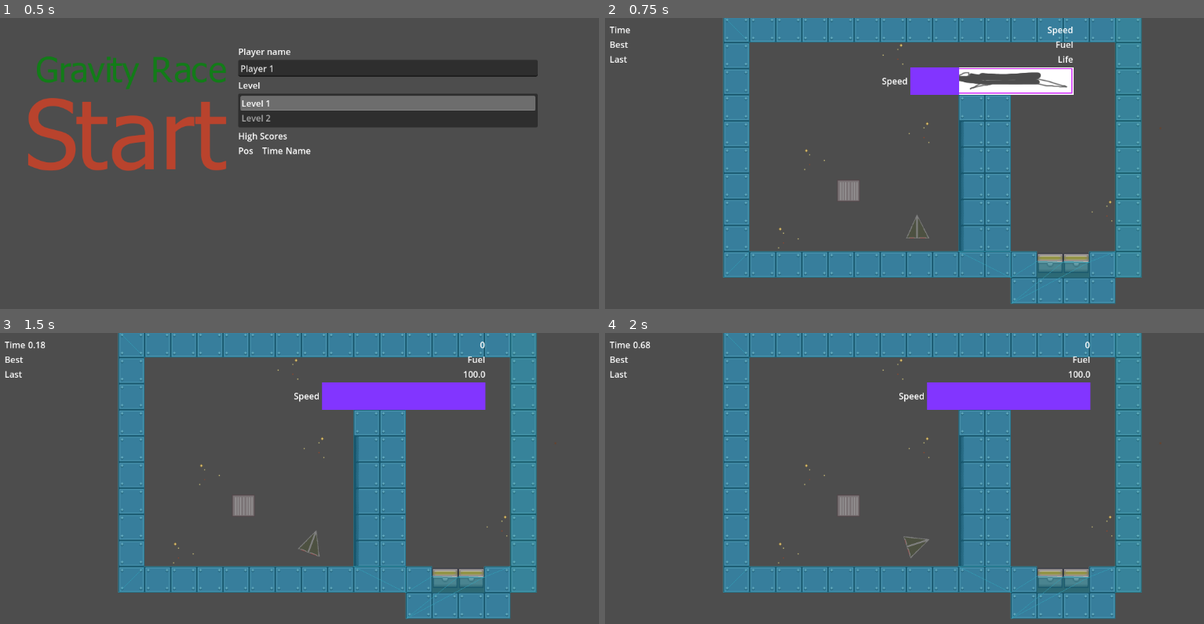
Above: before the commit, frames 1-4 (two rows, left to right).
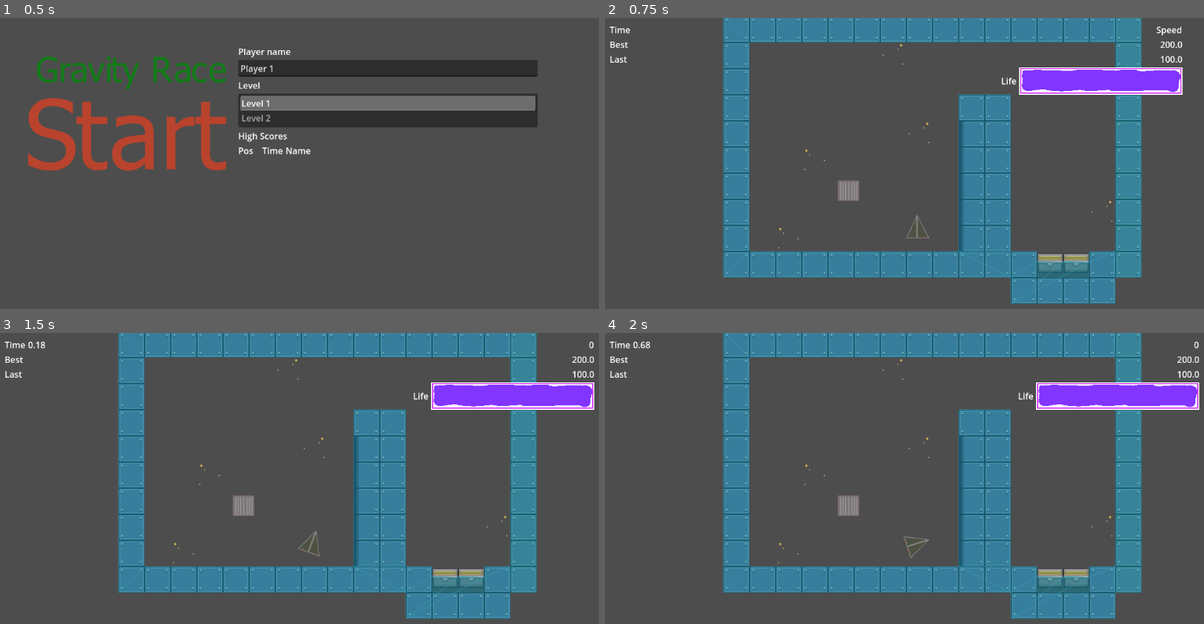
Above: after the commit, the same moments.

Repository: jacksondk/GravityRace
Game: Godot game, scene res://start.tscn
Same seed, same stepped clock (60 frames per second), same inputs: the game is played once before the commit and once after it.
Inputs (mouse positions are in pixels of both pictures, inside the frame that each line leads up to):
- Up to frame 1 (0.5 s): no input
- Up to frame 2 (0.75 s): click (736, 134) at 0.5 s
- Up to frame 3 (1.5 s): tap Enter (ui_accept) at 1.25 s; hold Right (ui_right) from 1.28 s (still down)
- Up to frame 4 (2 s): keep holding Right (ui_right); tap Enter (ui_accept) at 1.52 s

Frame 1 is identical in both runs. In frame 2, 4.2% of the frame differs, in the area x 46-97%, y 2-27%; in frame 3, 4.0%; in frame 4, 4.0%.

Commit message:
Game back in working state

Diff:
--- a/InGameUI.tscn
+++ b/InGameUI.tscn
@@ -9,8 +9,8 @@
 [node name="GUI" type="MarginContainer" parent="."]
 offset_left = 10.0
 offset_top = 10.0
-offset_right = 910.0
-offset_bottom = 60.0
+offset_right = 1135.0
+offset_bottom = 141.0
 mouse_filter = 0
 script = ExtResource("1")
 
@@ -44,7 +44,7 @@
 layout_mode = 2
 
 [node name="VBoxContainer" type="VBoxContainer" parent="GUI/HBoxContainer"]
-custom_minimum_size = Vector2(400, 0)
+custom_minimum_size = Vector2(600, 0)
 layout_mode = 2
 
 [node name="VBoxContainer2" type="VBoxContainer" parent="GUI/HBoxContainer"]
@@ -72,10 +72,11 @@
 
 [node name="Label" type="Label" parent="GUI/HBoxContainer/VBoxContainer2/HBoxContainer"]
 layout_mode = 2
-text = "Speed"
+text = "Life"
 
 [node name="TextureProgressBar" type="TextureProgressBar" parent="GUI/HBoxContainer/VBoxContainer2/HBoxContainer"]
 layout_mode = 2
 value = 30.0
 texture_under = ExtResource("2")
+texture_over = ExtResource("2")
 texture_progress = ExtResource("3")
--- a/Levels/BaseLevel.tscn
+++ b/Levels/BaseLevel.tscn
@@ -1,11 +1,6 @@
-[gd_scene load_steps=2 format=2]
+[gd_scene load_steps=2 format=3 uid="uid://bjtadb40850oi"]
 
-[ext_resource path="res://Scripts/BaseLevel.gd" type="Script" id=1]
+[ext_resource type="Script" uid="uid://uhosviqnttr6" path="res://Scripts/BaseLevel.gd" id="1"]
 
 [node name="BaseLevel" type="CharacterBody2D"]
-
-input_pickable = false
-collision_layer = 1
-collision_mask = 1
-collision/safe_margin = 0.08
-script = ExtResource( 1 )
+script = ExtResource("1")
--- a/Levels/Level2.tscn
+++ b/Levels/Level2.tscn
@@ -1,15 +1,14 @@
-[gd_scene load_steps=11 format=4 uid="uid://clwbjs1b4bjs"]
+[gd_scene load_steps=10 format=4 uid="uid://clwbjs1b4bjs"]
 
 [ext_resource type="Script" uid="uid://db02833a8o8yn" path="res://Scripts/Level2.gd" id="1"]
-[ext_resource type="TileSet" uid="uid://bdr32lhomkiii" path="res://tileset.tres" id="2"]
 [ext_resource type="Script" uid="uid://disn15qukxk3u" path="res://Scripts/ViewportContainer.gd" id="3"]
 [ext_resource type="PackedScene" uid="uid://cmh0tcvki0uny" path="res://Rocket.tscn" id="4"]
 [ext_resource type="PackedScene" uid="uid://eals8m240w30" path="res://InGameUI.tscn" id="5"]
 [ext_resource type="PackedScene" path="res://Levels/Powerup.tscn" id="6"]
 [ext_resource type="Texture2D" uid="uid://ce1qb40ksg7wh" path="res://tiles_demo.png" id="7_w0h0a"]
 
-[sub_resource type="RectangleShape2D" id="1"]
-size = Vector2(3.311955, 5.999999)
+[sub_resource type="RectangleShape2D" id="RectangleShape2D_jglcl"]
+size = Vector2(20, 64)
 
 [sub_resource type="TileSetAtlasSource" id="TileSetAtlasSource_m3ha0"]
 resource_name = "Tiles"
@@ -374,11 +373,6 @@
 [node name="Level2" type="Node2D"]
 script = ExtResource("1")
 
-[node name="TileMap" type="TileMap" parent="."]
-visible = false
-tile_set = ExtResource("2")
-format = 2
-
 [node name="SubViewportContainer" type="SubViewportContainer" parent="."]
 offset_left = -11.0
 offset_top = 126.0
@@ -391,25 +385,20 @@
 position = Vector2(184.612, 409.791)
 scale = Vector2(0.3, 0.5)
 
-[node name="Goal" type="Area2D" parent="."]
+[node name="Goal" type="StaticBody2D" parent="."]
 position = Vector2(1731.62, -92.6381)
 scale = Vector2(3.36806, 1)
-gravity = 98.0
-
-[node name="Polygon2D" type="Polygon2D" parent="Goal"]
-polygon = PackedVector2Array(-398.92996, 641.6381, -392.1011, 641.6381, -392.69495, 628.6381, -398.63306, 628.6381, -398.63306, 628.6381)
-
-[node name="CollisionShape2D" type="CollisionShape2D" parent="Goal/Polygon2D"]
-position = Vector2(-395.36728, 634.6381)
-scale = Vector2(3.0480301, 1)
-shape = SubResource("1")
+
+[node name="CollisionShape2D" type="CollisionShape2D" parent="Goal"]
+position = Vector2(-395.66397, 658.6381)
+shape = SubResource("RectangleShape2D_jglcl")
 
 [node name="CanvasLayer" parent="." instance=ExtResource("5")]
 
 [node name="Powerups" type="Node2D" parent="."]
 
 [node name="Powerup" parent="Powerups" instance=ExtResource("6")]
-position = Vector2(1625.75, 414.737)
+position = Vector2(393, 444)
 extra_fuel = 100
 extra_life = 10
 
--- a/Scripts/Rocket.gd
+++ b/Scripts/Rocket.gd
@@ -54,6 +54,10 @@
 	# Update game logic here.
 	if life <= 0:
 		return
+	gui.set_life(life, max_life)
+	gui.set_fuel(fuel, max_fuel)
+
+
 
 	if Input.is_action_pressed("ui_cancel"):
 		emit_signal("exit")
@@ -117,7 +121,6 @@
 					self.get_node("Timer").connect("timeout", Callable(self, "dead"))
 					self.get_node("Timer").start()
 			speed = Vector2(0,0)
-	gui.set_life(life, max_life)
 
 
 func dead():
Binary file changed: Graphics/progressbar_bg.png
